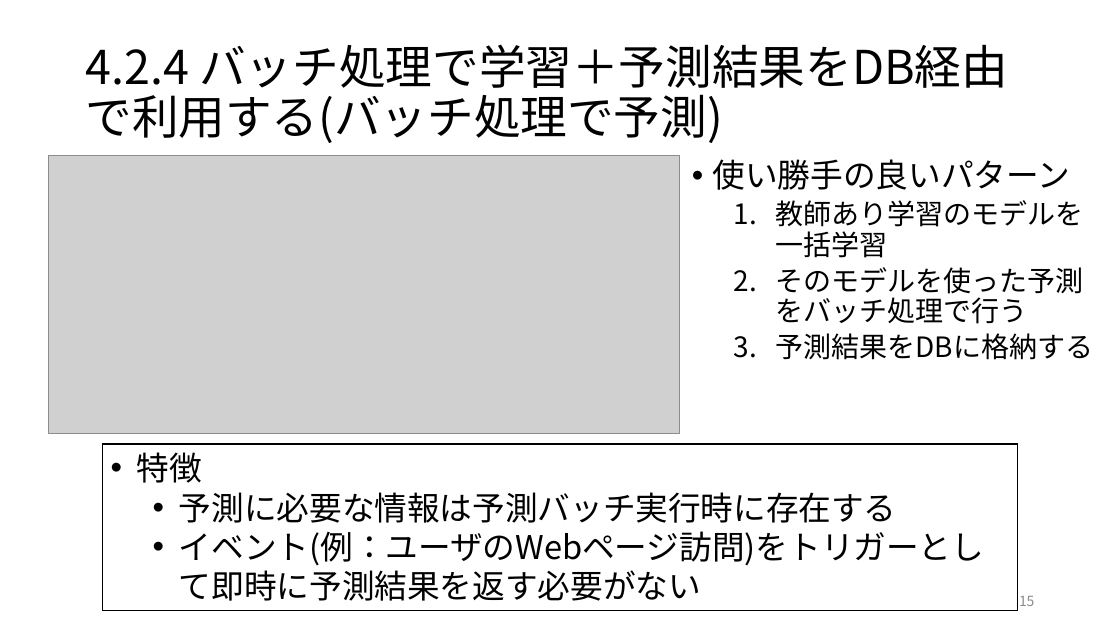
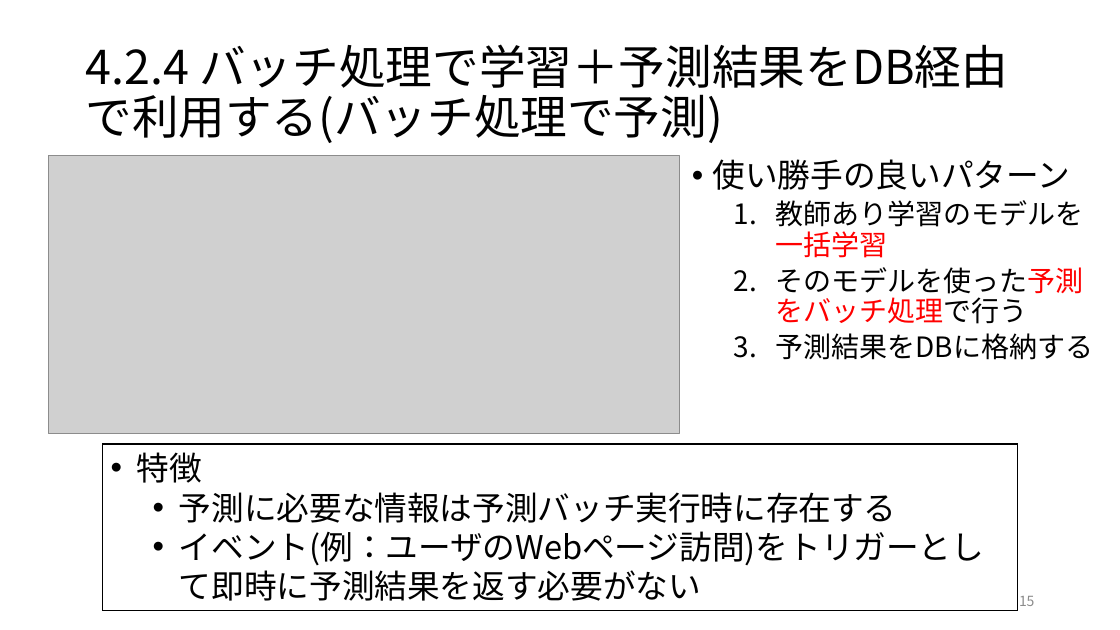
Before and after one commit to ryosuke-ku/Rinko, a slide deck: slide 15 of 仕事ではじめる機械学習第4章.pptx. Drawn at 1120x630 pixels with LibreOffice and Linux fonts; fonts in the diff are those of the drawing; grey boxes stand for pictures. Boxes give left, top, right and bottom in pixels: in the first picture for what was removed or moved away, otherwise in the second. Text is boxed around its words. In the diff, an @@ line names an element or a change of style, - is before the commit and + after.

Commit message:
add 仕事で始める機械学習第4章を編集しました

```diff
--- a/仕事ではじめる機械学習第4章.pptx
+++ b/仕事ではじめる機械学習第4章.pptx
@@ text at bbox=[776, 200, 1084, 324]: text colour #000000 to #FF0000 in "教師あり学習のモデルを一括学習", "そのモデルを使った予測をバッチ処理で行う" @@
```
Also in this commit, not shown: 1 other slide changed.
